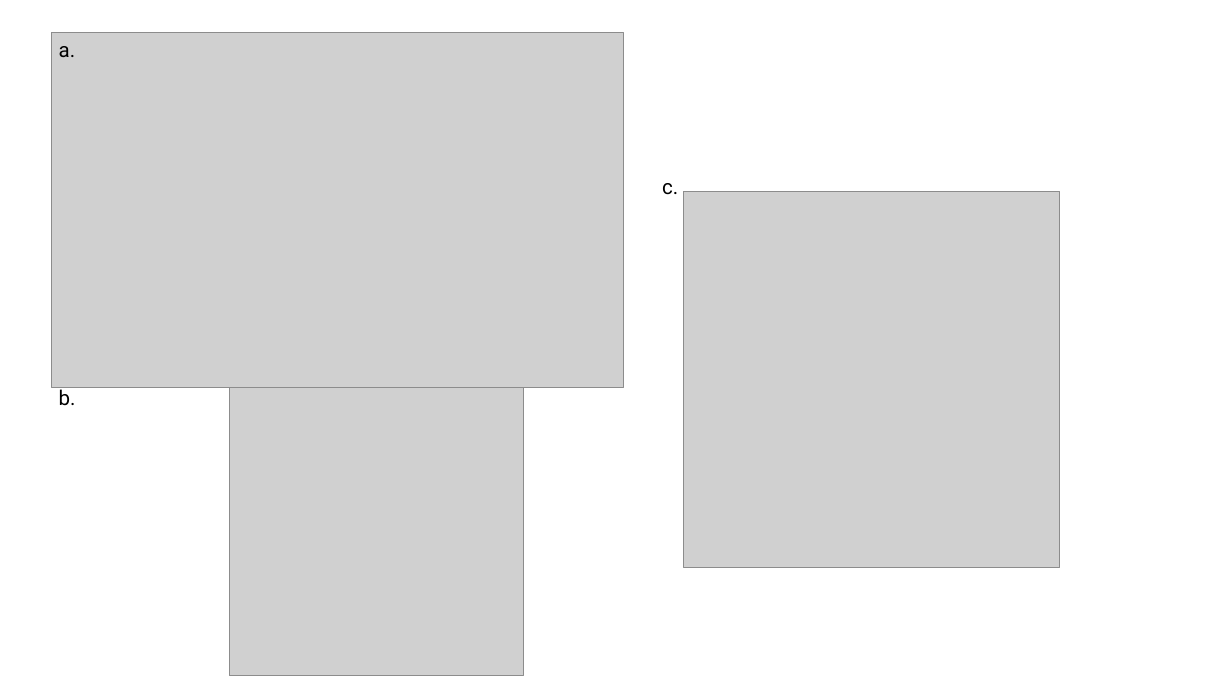
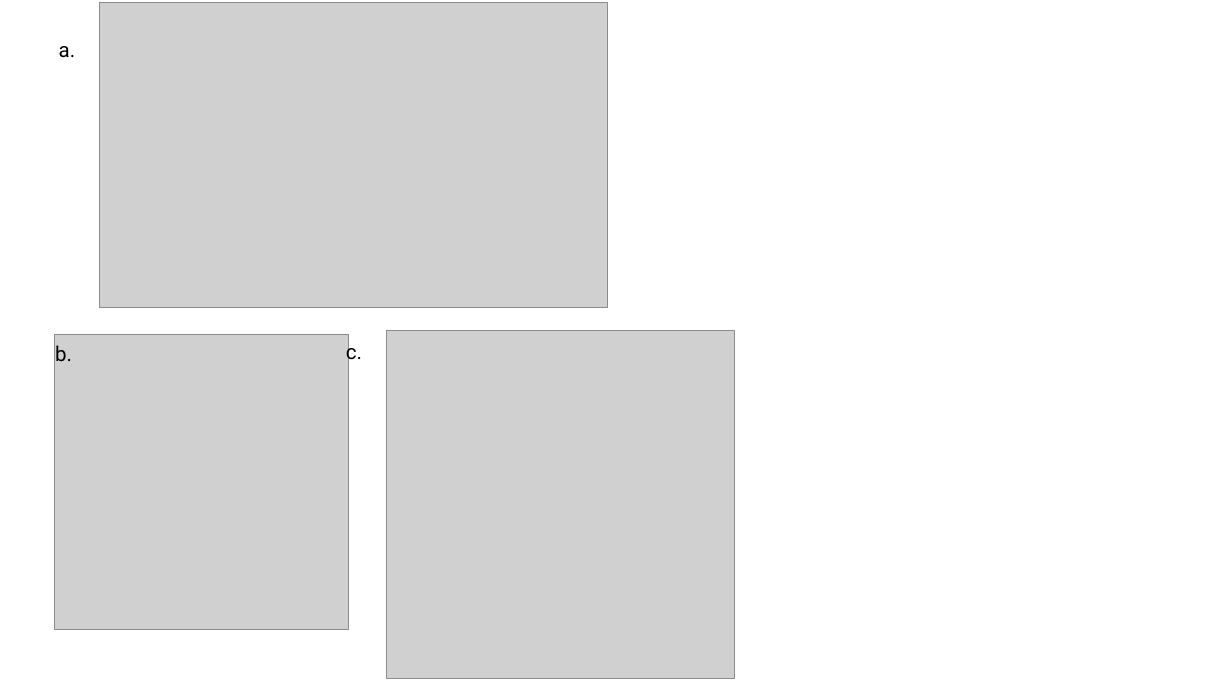
Before and after one commit to sterrettJD/poly-omics-risk, a slide deck: slide 7 of FiguresCombined.pptx. Drawn at 1232x693 pixels with LibreOffice and Linux fonts; fonts in the diff are those of the drawing; grey boxes stand for pictures. Boxes give left, top, right and bottom in pixels: in the first picture for what was removed or moved away, otherwise in the second. Text is boxed around its words. In the diff, an @@ line names an element or a change of style, - is before the commit and + after.

```diff
--- a/FiguresCombined.pptx
+++ b/FiguresCombined.pptx
@@ picture: place and size @@
-picture at [51, 32, 624, 387]
+picture at [99, 3, 607, 308]
@@ picture removed at [684, 191, 1060, 567] @@
@@ text "b." rewrapped from [59, 386, 76, 406] to [55, 345, 72, 361] @@
@@ picture: place and size @@
-picture at [229, 381, 523, 676]
+picture at [55, 335, 349, 629]
@@ text "c." rewrapped from [662, 183, 678, 195] to [346, 340, 362, 365] @@
@@ picture added at [386, 330, 735, 678] @@
```
Also in this commit, not shown: 1 other slide changed, 6 other files.
